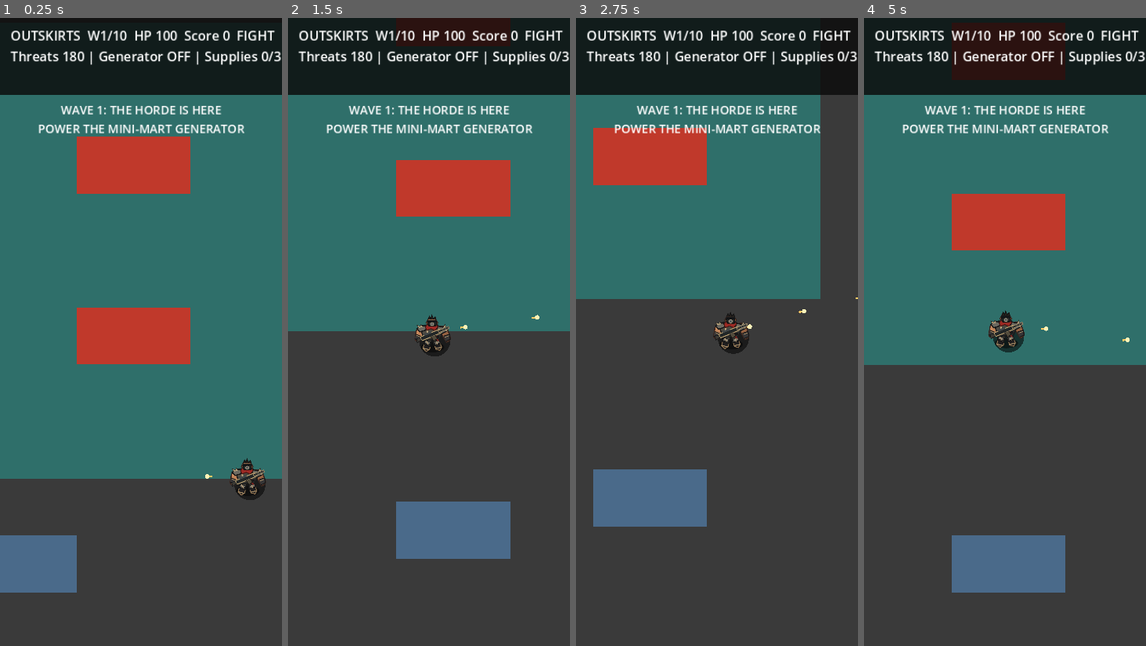
Above: before the commit, frames 1-4 (left to right).
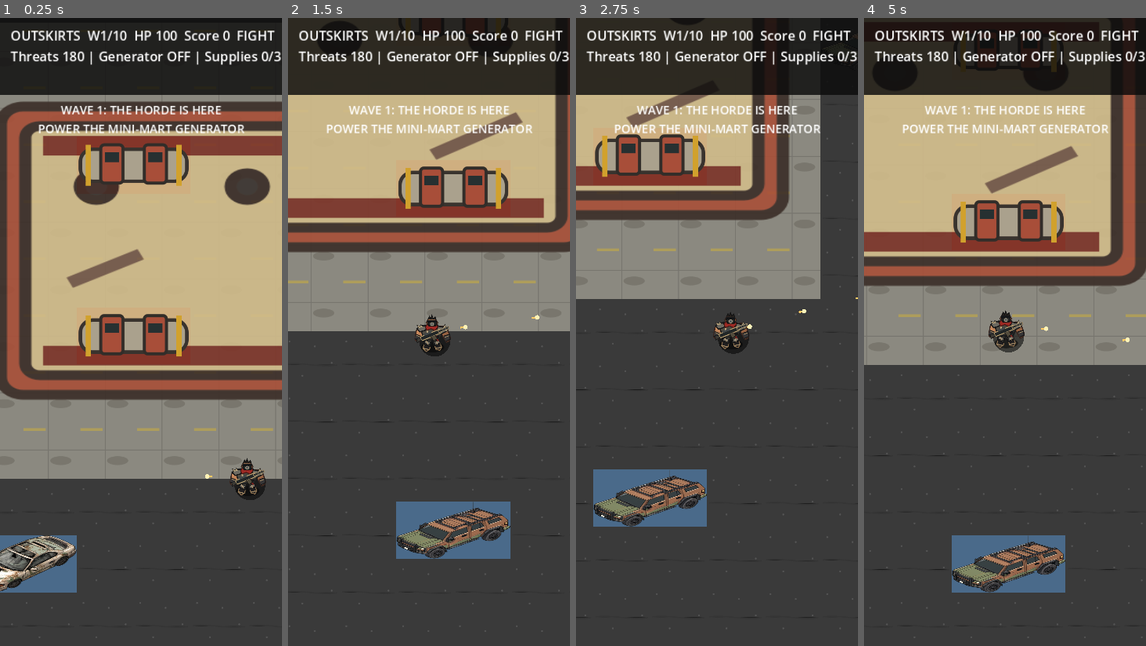
Above: after the commit, the same moments.

Repository: dennypag02/deadshift
Game: Godot game, scene res://scenes/Outskirts.tscn
Two runs of this game, one before a commit and one after it. Both use one fixed random seed, a clock stepped at 60 frames per second and the inputs below.
Inputs (mouse positions are in pixels of both pictures, inside the frame that each line leads up to):
- Up to frame 1 (0.25 s): no input
- Up to frame 2 (1.5 s): tap Enter at 0.5 s; move the mouse to (491, 300) at 0.52 s; hold Right (ui_right) 0.53-1.25 s; tap H at 0.6 s; click (491, 300) at 0.67 s; drag from (372, 363) to (414, 457) at 1.27 s
- Up to frame 3 (2.75 s): move the mouse to (745, 193) at 2.02 s; hold Right (ui_right) from 2.03 s (still down); tap H at 2.1 s
- Up to frame 4 (5 s): release Right (ui_right) at 2.75 s; drag from (990, 457) to (920, 237) at 2.77 s; move the mouse to (1089, 426) at 3.52 s; hold Left (ui_left) 3.53-4.25 s; tap H at 3.6 s; drag from (920, 237) to (962, 175) at 4.27 s

The runs differ from the first frame. In frame 1, 61% of the frame differs, in the area x 0-100%, y 12-99%; in frame 2, 47%; in frame 3, 36%; in frame 4, 48%.

Commit message:
Apply locked Outskirts asset design

Diff:
--- /dev/null
+++ b/godot/art/outskirts/out_barrels.svg
@@ -0,0 +1 @@
+<svg xmlns="http://www.w3.org/2000/svg" width="256" height="128"><g stroke="#462d20" stroke-width="7"><circle cx="72" cy="43" r="34" fill="#c56b22"/><circle cx="132" cy="43" r="34" fill="#b85d1e"/><circle cx="98" cy="88" r="34" fill="#d27825"/><circle cx="163" cy="82" r="34" fill="#a94f1b"/></g><path d="M178 92c28-9 50 2 61 17-30 12-55 8-78-5z" fill="#171717" opacity=".8"/></svg>
--- /dev/null
+++ b/godot/art/outskirts/out_motel_east.svg
@@ -0,0 +1 @@
+<svg xmlns="http://www.w3.org/2000/svg" width="384" height="896"><rect x="16" y="12" width="352" height="872" rx="24" fill="#76665d" stroke="#2d2b29" stroke-width="18"/><path d="M115 40V856M235 40V856" stroke="#49433f" stroke-width="16"/><g fill="#4b514f"><rect x="55" y="90" width="48" height="80" rx="8"/><rect x="55" y="270" width="48" height="80" rx="8"/><rect x="55" y="450" width="48" height="80" rx="8"/><rect x="55" y="630" width="48" height="80" rx="8"/></g><circle cx="270" cy="220" r="45" fill="#5c6662"/><circle cx="270" cy="220" r="24" fill="#313836"/></svg>
--- /dev/null
+++ b/godot/art/outskirts/out_motel_north.svg
@@ -0,0 +1 @@
+<svg xmlns="http://www.w3.org/2000/svg" width="1024" height="384"><rect x="12" y="16" width="1000" height="352" rx="24" fill="#76665d" stroke="#2d2b29" stroke-width="18"/><path d="M40 115H984M40 235H984" stroke="#49433f" stroke-width="16"/><g fill="#4b514f"><rect x="90" y="55" width="80" height="48" rx="8"/><rect x="270" y="55" width="80" height="48" rx="8"/><rect x="450" y="55" width="80" height="48" rx="8"/><rect x="630" y="55" width="80" height="48" rx="8"/><rect x="810" y="55" width="80" height="48" rx="8"/></g><path d="M720 250l100-30 95 80-135 40z" fill="#5a4d44"/></svg>
--- /dev/null
+++ b/godot/art/outskirts/out_pump_island.svg
@@ -0,0 +1 @@
+<svg xmlns="http://www.w3.org/2000/svg" width="256" height="128"><rect x="8" y="28" width="240" height="72" rx="28" fill="#aaa18d" stroke="#39332e" stroke-width="8"/><rect x="54" y="18" width="50" height="86" rx="8" fill="#a84e39" stroke="#322d29" stroke-width="7"/><rect x="152" y="18" width="50" height="86" rx="8" fill="#a84e39" stroke="#322d29" stroke-width="7"/><rect x="63" y="35" width="32" height="22" fill="#273031"/><rect x="161" y="35" width="32" height="22" fill="#273031"/><rect x="20" y="18" width="12" height="92" fill="#d1a12d"/><rect x="224" y="18" width="12" height="92" fill="#d1a12d"/></svg>
--- /dev/null
+++ b/godot/art/outskirts/tex_asphalt.svg
@@ -0,0 +1 @@
+<svg xmlns="http://www.w3.org/2000/svg" width="128" height="128"><rect width="128" height="128" fill="#3a3a3a"/><g fill="#555"><circle cx="15" cy="24" r="2"/><circle cx="72" cy="35" r="2"/><circle cx="110" cy="72" r="2"/><circle cx="44" cy="101" r="2"/></g><path d="M5 75c40-5 75 8 118 2" stroke="#2f2f2f" stroke-width="3" opacity=".6"/></svg>
--- /dev/null
+++ b/godot/art/outskirts/tex_cracked.svg
@@ -0,0 +1 @@
+<svg xmlns="http://www.w3.org/2000/svg" width="128" height="128"><rect width="128" height="128" fill="#5f4634"/><g stroke="#2f241b" stroke-width="4" fill="none"><path d="M18 0l24 30-13 28 26 24-11 46"/><path d="M92 0L76 28l18 22-30 30 16 48"/><path d="M0 88l30-18 18 10M128 72l-34-14"/></g></svg>
--- /dev/null
+++ b/godot/art/outskirts/tex_forecourt.svg
@@ -0,0 +1 @@
+<svg xmlns="http://www.w3.org/2000/svg" width="128" height="128"><rect width="128" height="128" fill="#8b8980"/><path d="M0 64H128M64 0V128" stroke="#77756e" stroke-width="2"/><path d="M8 18H58" stroke="#bda44a" stroke-width="6" opacity=".7"/><ellipse cx="92" cy="88" rx="24" ry="10" fill="#55514a" opacity=".35"/></svg>
--- /dev/null
+++ b/godot/art/outskirts/tex_gravel.svg
@@ -0,0 +1 @@
+<svg xmlns="http://www.w3.org/2000/svg" width="128" height="128"><rect width="128" height="128" fill="#8a7a5a"/><g fill="#a39370"><circle cx="14" cy="18" r="4"/><circle cx="48" cy="12" r="3"/><circle cx="95" cy="27" r="4"/><circle cx="28" cy="62" r="3"/><circle cx="72" cy="58" r="4"/><circle cx="116" cy="75" r="3"/><circle cx="46" cy="104" r="4"/><circle cx="88" cy="112" r="3"/></g></svg>
--- /dev/null
+++ b/godot/art/outskirts/tex_highway.svg
@@ -0,0 +1 @@
+<svg xmlns="http://www.w3.org/2000/svg" width="128" height="128"><rect width="128" height="128" fill="#2f2f2f"/><path d="M0 38H128M0 94H128" stroke="#353535" stroke-width="4"/><g fill="#464646"><circle cx="20" cy="80" r="2"/><circle cx="88" cy="18" r="2"/></g></svg>
--- /dev/null
+++ b/godot/art/outskirts/tex_oil.svg
@@ -0,0 +1 @@
+<svg xmlns="http://www.w3.org/2000/svg" width="128" height="128"><rect width="128" height="128" fill="#3a3a3a"/><path d="M10 65c8-28 35-48 63-39 20 6 47 0 49 29 3 27-19 50-48 47-35 11-69-2-64-37z" fill="#111" opacity=".88"/><path d="M24 58c20-16 41-22 70-10M28 78c27 13 48 11 74-4" stroke="#5d677d" stroke-width="4" opacity=".7"/><path d="M36 47c16-7 31-8 47-2" stroke="#82686f" stroke-width="3" opacity=".8"/></svg>
--- /dev/null
+++ b/godot/art/outskirts/tex_scrub.svg
@@ -0,0 +1 @@
+<svg xmlns="http://www.w3.org/2000/svg" width="128" height="128"><rect width="128" height="128" fill="#5b5a3a"/><g stroke="#8a7e47" stroke-width="4"><path d="M15 96l8-18 6 18M70 38l7-18 7 18M105 110l7-20 8 20"/></g><g fill="#766c43"><circle cx="25" cy="30" r="4"/><circle cx="96" cy="54" r="3"/><circle cx="55" cy="93" r="4"/></g></svg>
--- a/godot/scripts/outskirts.gd
+++ b/godot/scripts/outskirts.gd
@@ -7,6 +7,27 @@
 
 const SURVIVOR_ART := preload("res://art/survivor_wasteland.svg")
 const ZOMBIE_ART := preload("res://art/zombie_shambler.svg")
+const CAR_SEDAN_ART := preload("res://art/cars/car_sedan.png")
+const CAR_SUV_ART := preload("res://art/cars/car_suv.png")
+const OUT_DINER_ART := preload("res://art/outskirts/out_diner.svg")
+const OUT_MINIMART_ART := preload("res://art/outskirts/out_minimart.svg")
+const OUT_MOTEL_N_ART := preload("res://art/outskirts/out_motel_north.svg")
+const OUT_MOTEL_E_ART := preload("res://art/outskirts/out_motel_east.svg")
+const OUT_AUTOSHOP_ART := preload("res://art/outskirts/out_autoshop.svg")
+const OUT_CANOPY_ART := preload("res://art/outskirts/out_canopy.svg")
+const OUT_SEMI_ART := preload("res://art/outskirts/out_semi_trailer.svg")
+const OUT_PUMP_ART := preload("res://art/outskirts/out_pump_island.svg")
+const OUT_BARRELS_ART := preload("res://art/outskirts/out_barrels.svg")
+const OUT_BARRIER_ART := preload("res://art/outskirts/out_barrier.svg")
+const OUT_FENCE_ART := preload("res://art/outskirts/out_fence.svg")
+const OUT_TANKER_ART := preload("res://art/outskirts/out_tanker.svg")
+const TEX_FORECOURT := preload("res://art/outskirts/tex_forecourt.svg")
+const TEX_ASPHALT := preload("res://art/outskirts/tex_asphalt.svg")
+const TEX_HIGHWAY := preload("res://art/outskirts/tex_highway.svg")
+const TEX_CRACKED := preload("res://art/outskirts/tex_cracked.svg")
+const TEX_OIL := preload("res://art/outskirts/tex_oil.svg")
+const TEX_GRAVEL := preload("res://art/outskirts/tex_gravel.svg")
+const TEX_SCRUB := preload("res://art/outskirts/tex_scrub.svg")
 const MAP_ROWS: Array[String] = [
 	",,,,,,,,,,,,,,GGG,,,,,,,,,,,,,,,",
 	",,,,,S,,,,,,,,...,,,,,,,,,S,,,,,",
@@ -590,6 +611,7 @@
 
 func _draw() -> void:
 	_draw_grid_map()
+	_draw_map_art()
 	_draw_objectives()
 	_draw_spawn_markers()
 	_draw_combat()
@@ -605,48 +627,85 @@
 		_draw_hazard_debug()
 
 func _draw_grid_tile(rect: Rect2, ch: String) -> void:
-	var base := Color("#3a3a3a")
+	var ground_texture: Texture2D = TEX_ASPHALT
 	match ch:
-		",": base = Color("#5b5a3a")
-		"-": base = Color("#2f2f2f")
-		"=": base = Color("#2f6f6a")
-		":": base = Color("#8a7a5a")
-		"o": base = Color("#3a3a3a")
-		"x": base = Color("#3a3a3a")
-		"B": base = Color("#555555")
-		"C": base = Color("#4a6a8a")
-		"T": base = Color("#9a9a9a")
-		"P": base = Color("#c0392b")
-		"b": base = Color("#e67e22")
-		"J": base = Color("#bbbbbb")
-		"F": base = Color("#777777")
-		"K": base = Color("#3a3a3a")
-		"G": base = Color("#8e44ad") if not district_cleared else Color("#4d9d55")
-		"S": base = Color("#3a3a3a")
-		"U": base = Color("#3a3a3a")
-		"+": base = Color("#3a3a3a")
-	draw_rect(rect, base)
-
-	if ch == "o":
-		draw_rect(rect.grow(-10.0), Color(0.02, 0.02, 0.02, 0.70))
-		draw_line(rect.position + Vector2(20, 28), rect.end - Vector2(20, 36), Color(0.28,0.28,0.30,0.75), 7.0)
-	elif ch == "x":
-		draw_rect(rect, Color("#6b4a2f"))
-		for n in range(0, 4):
-			var yy := rect.position.y + 20.0 + float(n) * 28.0
-			draw_line(Vector2(rect.position.x + 18, yy), Vector2(rect.position.x + 54, yy - 34), Color("#2f241b"), 4.0)
-	elif ch == "F":
-		draw_rect(rect, Color("#3a3a3a"))
-		draw_line(rect.position + Vector2(0, TILE * 0.35), rect.position + Vector2(TILE, TILE * 0.35), Color("#777777"), 10.0)
-		draw_line(rect.position + Vector2(0, TILE * 0.65), rect.position + Vector2(TILE, TILE * 0.65), Color("#777777"), 10.0)
-	elif ch == "K":
-		draw_rect(rect.grow(-4.0), Color("#c0392b"), false, 5.0)
-	elif ch == "S":
-		draw_circle(rect.get_center(), 12.0, Color("#ff25c6"))
-	elif ch == "U":
-		draw_rect(Rect2(rect.get_center() - Vector2(16,16), Vector2(32,32)), Color("#f1c40f"))
-	elif ch == "+":
-		draw_rect(Rect2(rect.get_center() - Vector2(15,15), Vector2(30,30)), Color("#2ecc71"))
+		",": ground_texture = TEX_SCRUB
+		"-": ground_texture = TEX_HIGHWAY
+		"=": ground_texture = TEX_FORECOURT
+		":": ground_texture = TEX_GRAVEL
+		"x": ground_texture = TEX_CRACKED
+		"o": ground_texture = TEX_OIL
+		_:
+			ground_texture = TEX_ASPHALT
+	draw_texture_rect(ground_texture, rect, false)
+
+	# Gray-box blocker fill remains underneath final art so collision footprints stay obvious.
+	match ch:
+		"B": draw_rect(rect, Color("#555555"))
+		"C": draw_rect(rect, Color("#4a6a8a"))
+		"T": draw_rect(rect, Color("#9a9a9a"))
+		"P": draw_rect(rect, Color("#c0392b"))
+		"b": draw_rect(rect, Color("#e67e22"))
+		"J": draw_rect(rect, Color("#bbbbbb"))
+		"F":
+			draw_line(rect.position + Vector2(0, TILE * 0.35), rect.position + Vector2(TILE, TILE * 0.35), Color("#777777"), 10.0)
+			draw_line(rect.position + Vector2(0, TILE * 0.65), rect.position + Vector2(TILE, TILE * 0.65), Color("#777777"), 10.0)
+		"K": draw_rect(rect.grow(-4.0), Color("#c0392b"), false, 5.0)
+		"G": draw_rect(rect, Color("#8e44ad") if not district_cleared else Color("#4d9d55"))
+		"S": draw_circle(rect.get_center(), 12.0, Color("#ff25c6"))
+		"U": draw_rect(Rect2(rect.get_center() - Vector2(16,16), Vector2(32,32)), Color("#f1c40f"))
+		"+": draw_rect(Rect2(rect.get_center() - Vector2(15,15), Vector2(30,30)), Color("#2ecc71"))
+
+func _draw_map_art() -> void:
+	# Buildings follow the exact locked gray-box footprints.
+	_draw_art_rect(OUT_DINER_ART, _tiles_rect(1, 8, 7, 6))
+	_draw_art_rect(OUT_MINIMART_ART, _tiles_rect(12, 8, 8, 4))
+	_draw_art_rect(OUT_MOTEL_N_ART, _tiles_rect(23, 7, 8, 3))
+	_draw_art_rect(OUT_MOTEL_E_ART, _tiles_rect(28, 10, 3, 7))
+	_draw_art_rect(OUT_AUTOSHOP_ART, _tiles_rect(1, 20, 7, 6))
+	_draw_art_rect(OUT_CANOPY_ART, _tiles_rect(11, 14, 10, 8), Color(1,1,1,0.90))
+
+	# Two 2x7 truck-stop trailers.
+	_draw_art_rect(OUT_SEMI_ART, _tiles_rect(23, 21, 2, 7))
+	_draw_art_rect(OUT_SEMI_ART, _tiles_rect(27, 22, 2, 7))
+
+	# Four 2x1 pump islands.
+	for p in [Vector2i(13,16), Vector2i(17,16), Vector2i(13,19), Vector2i(17,19)]:
+		_draw_art_rect(OUT_PUMP_ART, _tiles_rect(p.x, p.y, 2, 1))
+
+	# Two disposable barrel clusters.
+	_draw_art_rect(OUT_BARRELS_ART, _tiles_rect(21,13,2,1))
+	_draw_art_rect(OUT_BARRELS_ART, _tiles_rect(26,29,2,1))
+
+	# Fences are long 6x1 art pieces but still use the grid collision.
+	_draw_art_rect(OUT_FENCE_ART, _tiles_rect(3,2,6,1))
+	_draw_art_rect(OUT_FENCE_ART, _tiles_rect(23,2,6,1))
+
+	# Cars occupy every 2-tile C run in the design sheet.
+	var cars := [
+		[19,6, CAR_SEDAN_ART], [1,14, CAR_SUV_ART], [4,14, CAR_SEDAN_ART],
+		[21,17, CAR_SUV_ART], [11,23, CAR_SEDAN_ART], [17,25, CAR_SUV_ART],
+		[1,27, CAR_SEDAN_ART], [6,27, CAR_SUV_ART], [12,28, CAR_SEDAN_ART],
+		[6,34, CAR_SUV_ART], [27,34, CAR_SEDAN_ART], [9,36, CAR_SUV_ART],
+		[24,37, CAR_SEDAN_ART]
+	]
+	for car in cars:
+		_draw_art_rect(car[2], _tiles_rect(int(car[0]), int(car[1]), 2, 1))
+
+	# Jersey barriers use one tile each.
+	for p in [Vector2i(24,18), Vector2i(25,18), Vector2i(16,30), Vector2i(17,30), Vector2i(18,30),
+		Vector2i(22,31), Vector2i(23,31), Vector2i(24,31), Vector2i(27,31), Vector2i(28,31), Vector2i(29,31)]:
+		_draw_art_rect(OUT_BARRIER_ART, _tiles_rect(p.x,p.y,1,1))
+
+	# Wave 10 art replaces the red K outline with the tanker wreck.
+	if tanker_event:
+		_draw_art_rect(OUT_TANKER_ART, _tiles_rect(13,34,7,3))
+
+func _tiles_rect(x: int, y: int, w: int, h: int) -> Rect2:
+	return Rect2(Vector2(float(x),float(y))*TILE, Vector2(float(w),float(h))*TILE)
+
+func _draw_art_rect(texture: Texture2D, rect: Rect2, tint: Color = Color.WHITE) -> void:
+	draw_texture_rect(texture, rect, false, tint)
 
 func _draw_hazard_debug() -> void:
 	for y in range(MAP_H):
